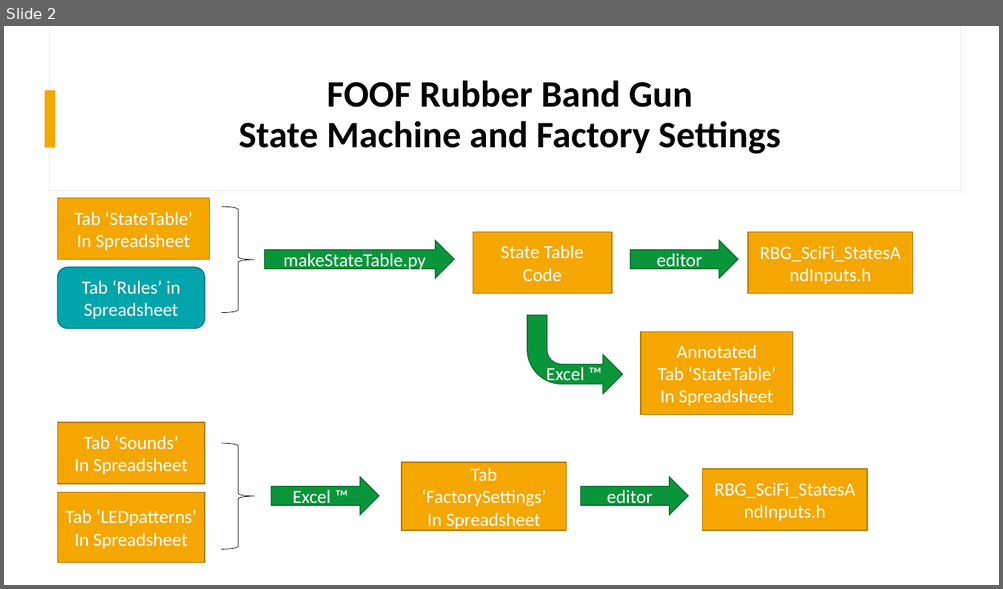
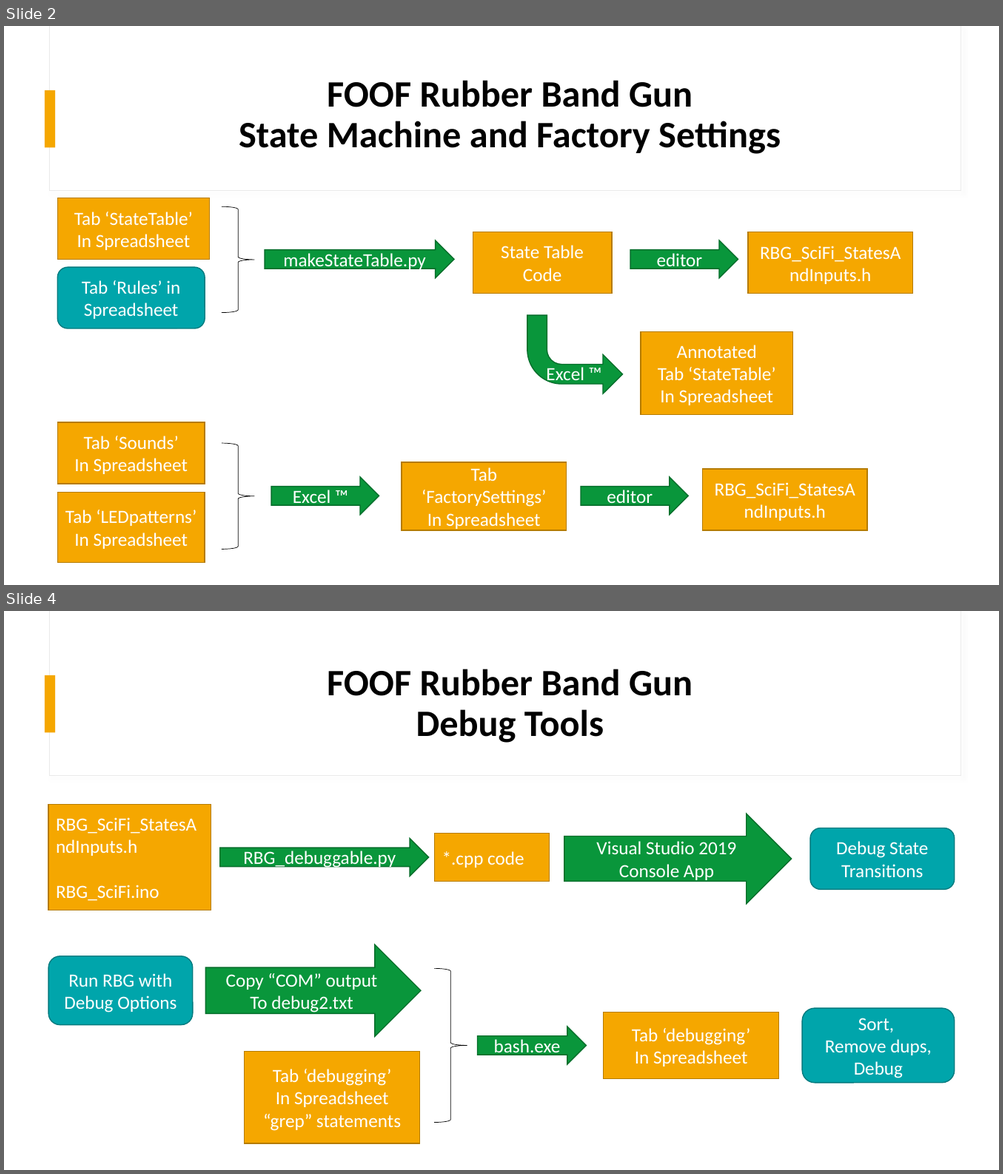
Before and after one commit to Mark-MDO47/RubberBandGun, a slide deck: BuildRubberBandGunSoftware.pptx. Shown one above the other, each under a label of ours: slide 2 before the commit, slides 2 and 4 after it; the slides between them are not shown. The pictures are 1003x589 and 1003x1174 pixels, drawn with LibreOffice and Linux fonts; fonts in the diff are those of the drawing. Boxes give left, top, right and bottom in pixels: in the first picture for what was removed or moved away, otherwise in the second. Text is boxed around its words. In the diff, an @@ line names an element or a change of style, - is before the commit and + after.

Commit message:
add debug tools

```diff
--- a/BuildRubberBandGunSoftware.pptx
+++ b/BuildRubberBandGunSoftware.pptx
@@ slide 4 added at [4, 611, 999, 1170], background #FFFFFF; not listed: 3 template elements that a slide beside it also shows @@
@@ title added at [327, 669, 692, 743], 36 pt, text #000000, bold @@
+FOOF Rubber Band Gun
+Debug Tools
@@ rectangle added at [48, 804, 211, 910], fill #F5A700, outline #B57C00 1 pt, 18 pt, text #FFFFFF @@
+RBG_SciFi_StatesAndInputs.h
+RBG_SciFi.ino
@@ right arrow added at [564, 814, 791, 904], fill #09963B, outline #076F2C 1 pt, 18 pt, text #FFFFFF @@
+Visual Studio 2019
+Console App
@@ rounded rectangle added at [810, 828, 954, 889], fill #00A5AB, outline #007A7F 1 pt, 18 pt, text #FFFFFF @@
+Debug State Transitions
@@ right arrow added at [219, 839, 429, 876], fill #09963B, outline #076F2C 1 pt, 18 pt, text #FFFFFF @@
+RBG_debuggable.py
@@ rectangle added at [435, 833, 549, 881], fill #F5A700, outline #B57C00 1 pt, 18 pt, text #FFFFFF @@
+*.cpp code
@@ rounded rectangle added at [48, 957, 193, 1025], fill #00A5AB, outline #007A7F 1 pt, 18 pt, text #FFFFFF @@
+Run RBG with Debug Options
@@ right arrow added at [205, 945, 421, 1037], fill #09963B, outline #076F2C 1 pt, 18 pt, text #FFFFFF @@
+Copy “COM” output
+To debug2.txt
@@ right brace added at [435, 969, 467, 1124], outline #000000 0.5 pt @@
@@ rounded rectangle added at [802, 1008, 955, 1083], fill #00A5AB, outline #007A7F 1 pt, 18 pt, text #FFFFFF @@
+Sort,
+Remove dups,
+Debug
@@ right arrow added at [477, 1028, 586, 1065], fill #09963B, outline #076F2C 1 pt, 18 pt, text #FFFFFF @@
+bash.exe
@@ rectangle added at [603, 1012, 779, 1079], fill #F5A700, outline #B57C00 1 pt, 18 pt, text #FFFFFF @@
+Tab ‘debugging’
+In Spreadsheet
@@ rectangle added at [244, 1052, 420, 1144], fill #F5A700, outline #B57C00 1 pt, 18 pt, text #FFFFFF @@
+Tab ‘debugging’
+In Spreadsheet
+“grep” statements
```
Also in this commit, not shown: 1 slide changed, 1 other file.
